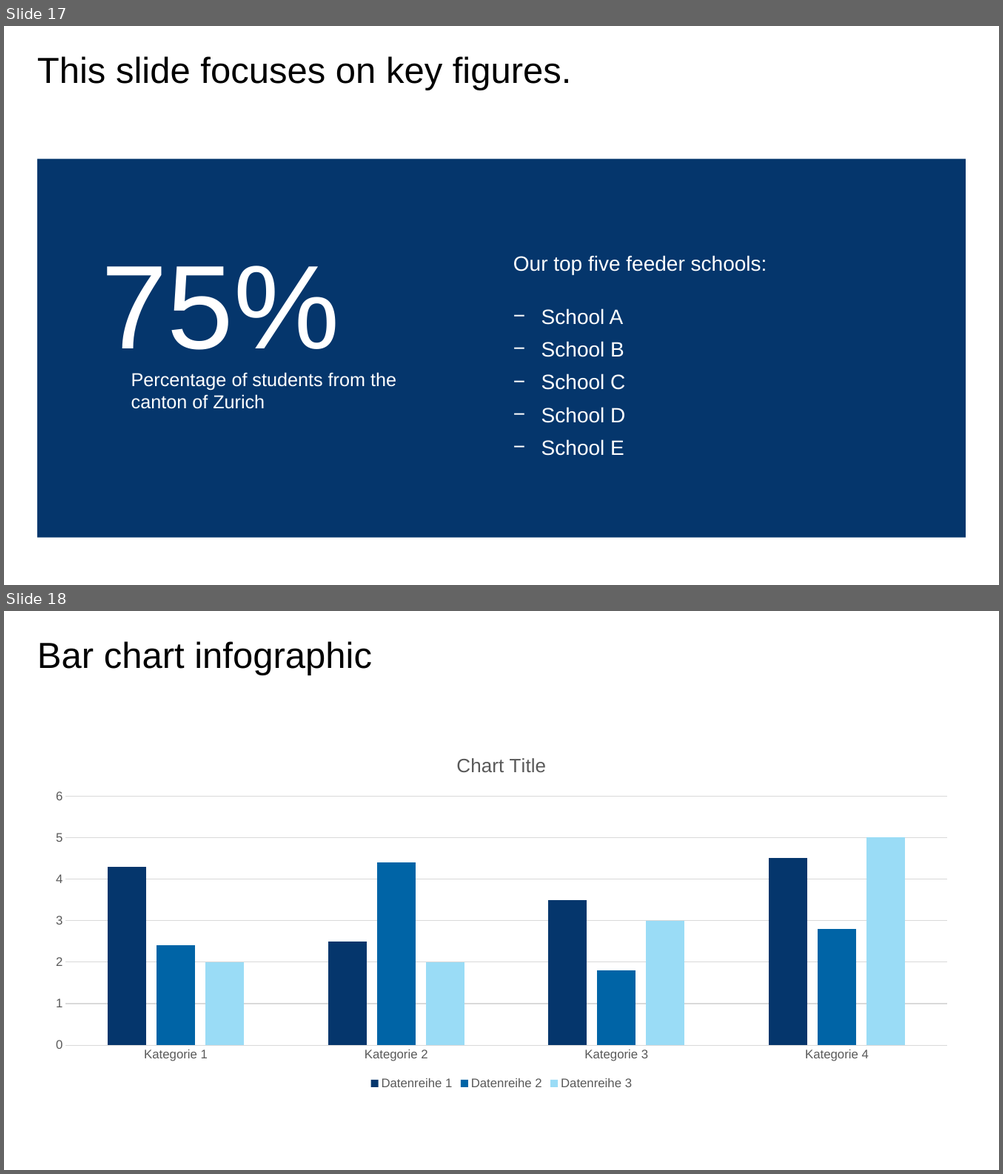
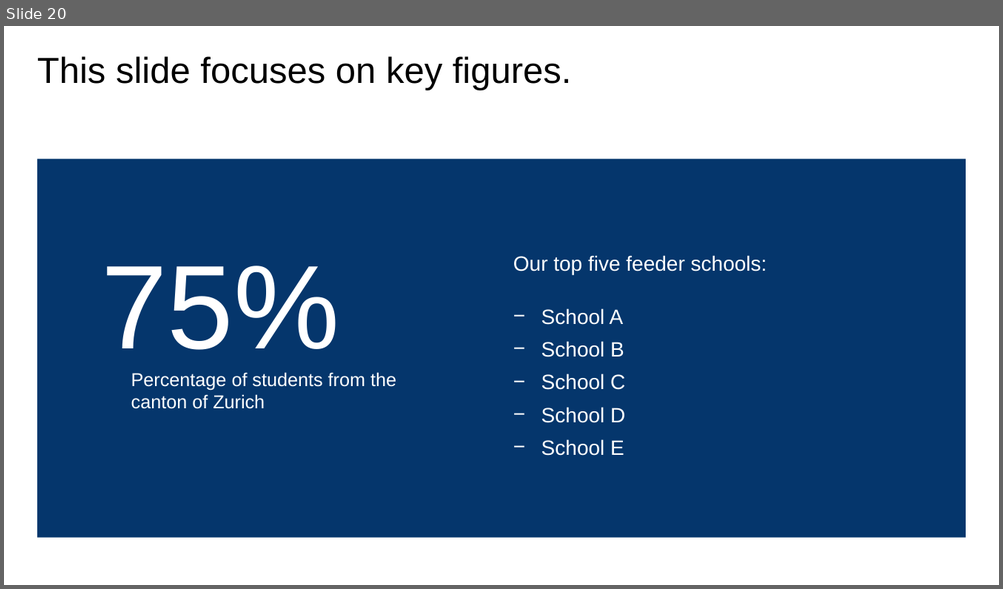
Before and after one commit to Tommy270502/PM4, a slide deck: 6_Video Presentation/PM4_VideoPresentation.pptx. Shown one above the other, each under a label of ours: slides 17 and 18 before the commit, slide 20 after it. The pictures are 1003x1174 and 1003x589 pixels, drawn with LibreOffice and Linux fonts; fonts in the diff are those of the drawing. Boxes give left, top, right and bottom in pixels: in the first picture for what was removed or moved away, otherwise in the second. Text is boxed around its words. In the diff, an @@ line names an element or a change of style, - is before the commit and + after.

```diff
--- a/6_Video Presentation/PM4_VideoPresentation.pptx
+++ b/6_Video Presentation/PM4_VideoPresentation.pptx
@@ slide 18 removed at <box>4,611,999,1170</box>, background #FFFFFF @@
@@ title removed at <box>37,641,372,675</box> @@
-Bar chart infographic
@@ column chart removed at <box>37,738,966,1093</box> @@
-categories: Kategorie 1, Kategorie 2, Kategorie 3, Kategorie 4
-Datenreihe 1: 4.3, 2.5, 3.5, 4.5
-Datenreihe 2: 2.4, 4.4, 1.8, 2.8
-Datenreihe 3: 2, 2, 3, 5
@@ what was slide 17 is now slide 20 @@
```
Also in this commit, not shown: 5 slides added, 6 other slides removed, 2 other files.
